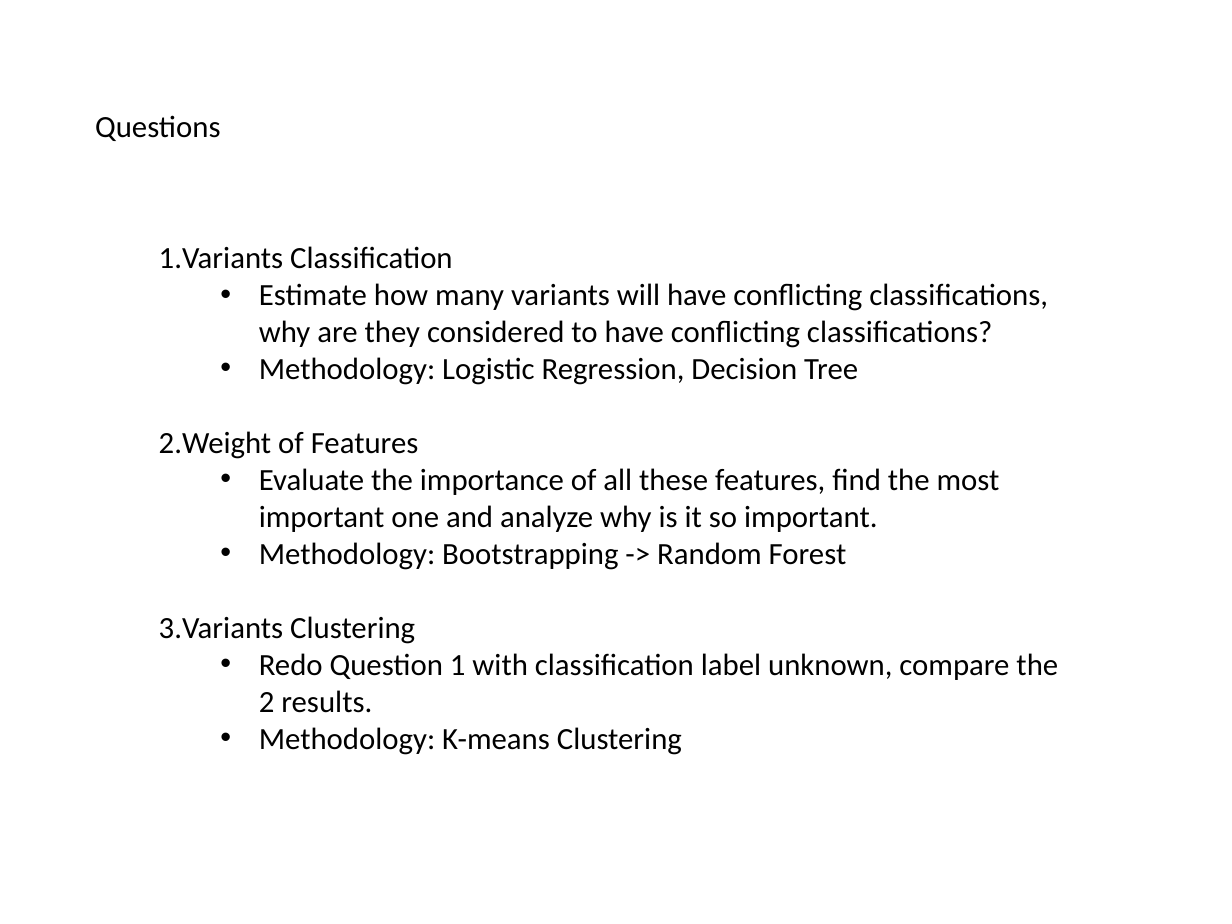
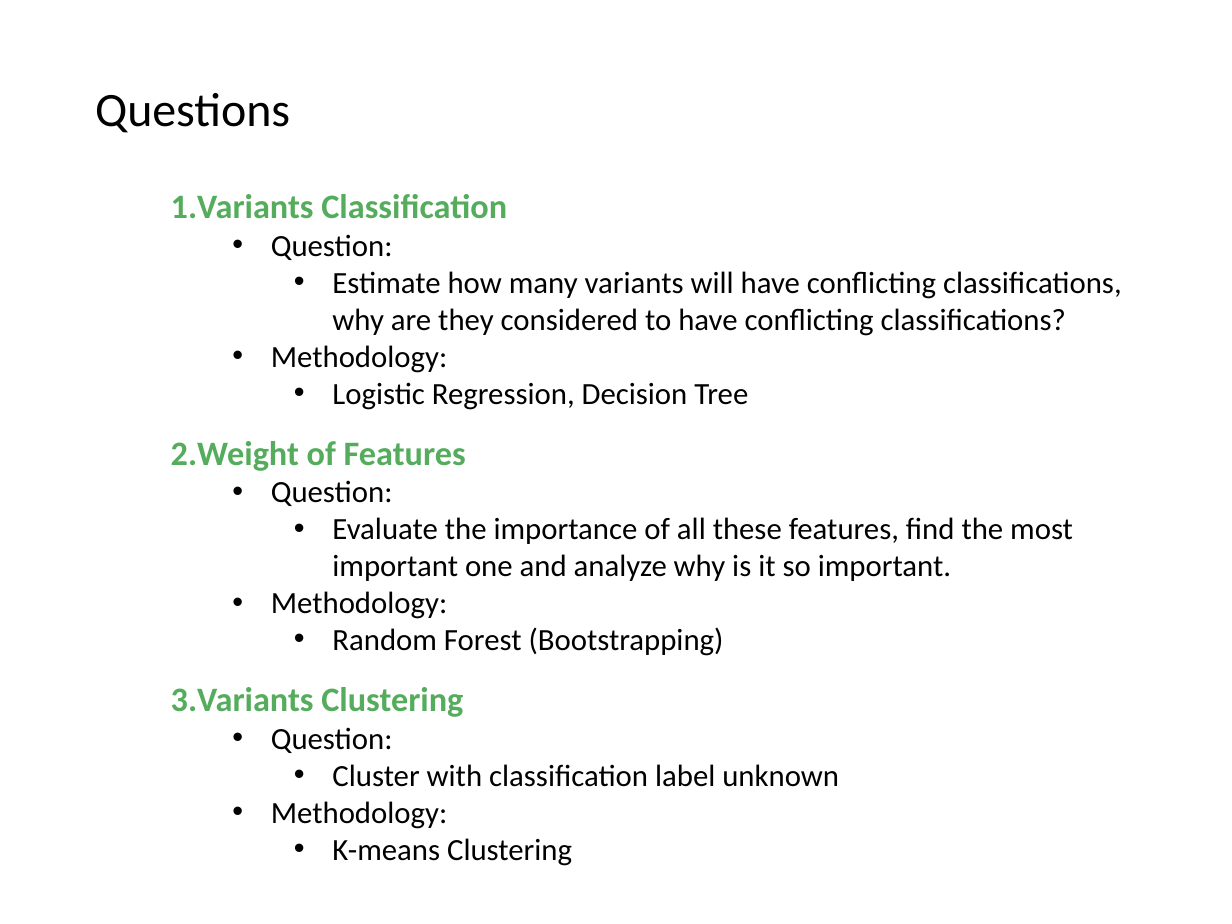
Before and after one commit to frostace/BinaryClassification, a slide deck: slide 4 of DataSciencePres.pptx. Drawn at 1232x924 pixels with LibreOffice and Linux fonts; fonts in the diff are those of the drawing. Boxes give left, top, right and bottom in pixels: in the first picture for what was removed or moved away, otherwise in the second. Text is boxed around its words. In the diff, an @@ line names an element or a change of style, - is before the commit and + after.

```diff
--- a/DataSciencePres.pptx
+++ b/DataSciencePres.pptx
@@ text "Questions": place and size @@
-text "Questions" at [95,115,220,141]
+text "Questions" at [95,93,290,133]
@@ text "Questions" at [95,93,290,133]: size 18 to 28 pt; more space between paragraphs @@
@@ text "Variants Classification": place and size @@
-text "Variants Classification" at [159,246,1058,755]
+text "Variants Classification" at [171,194,1122,866]
@@ text at [171,194,1122,717]: size 18 to 20 pt, text colour #000000 to #54AC5C, bold on in "Variants Classification", "Weight of Features", "Variants Clustering"; line spacing 1 to 1.5; list level 3 to 4 in "Estimate how many variants will ..."; list level 3 to 4 in "Evaluate the importance of all ..." @@
@@ text at [271,234,393,260]: paragraph added @@
+    • Question:
@@ text at [271,345,748,410]: text changed @@
-    • Methodology: Logistic Regression, Decision Tree
+    • Methodology:
+      • Logistic Regression, Decision Tree
@@ text at [271,480,393,506]: paragraph added @@
+    • Question:
@@ text at [271,591,724,656]: text changed @@
-    • Methodology: Bootstrapping -> Random Forest
+    • Methodology:
+      • Random Forest (Bootstrapping)
@@ text at [271,727,839,866]: text changed @@
-    • Redo Question 1 with classification label unknown, compare the 2 results.
-    • Methodology: K-means Clustering
+    • Question:
+      • Cluster with classification label unknown
+    • Methodology:
+      • K-means Clustering
```
Also in this commit, not shown: 11 other slides changed, 4 slides added, 5 slides removed, 8 other files.
